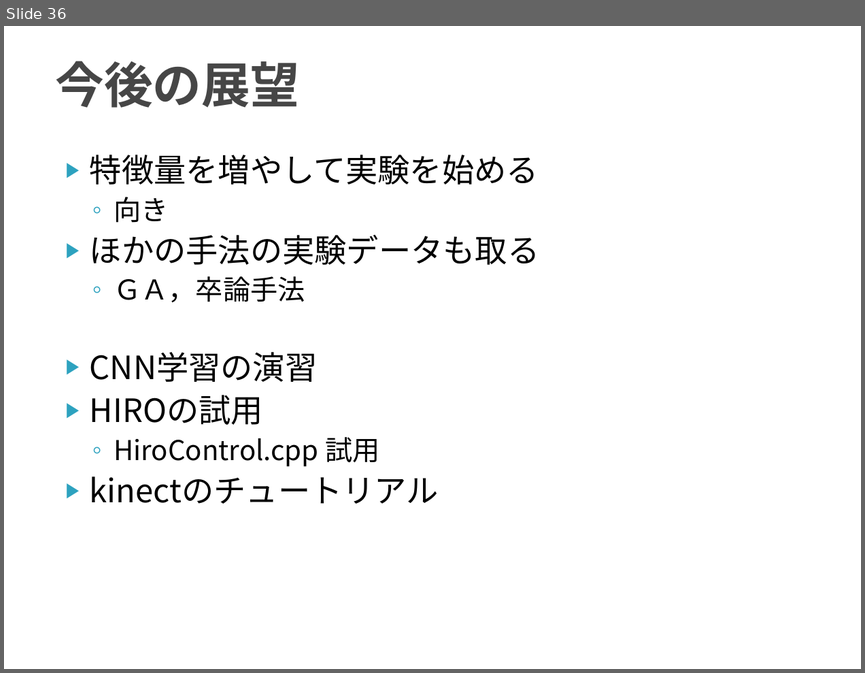
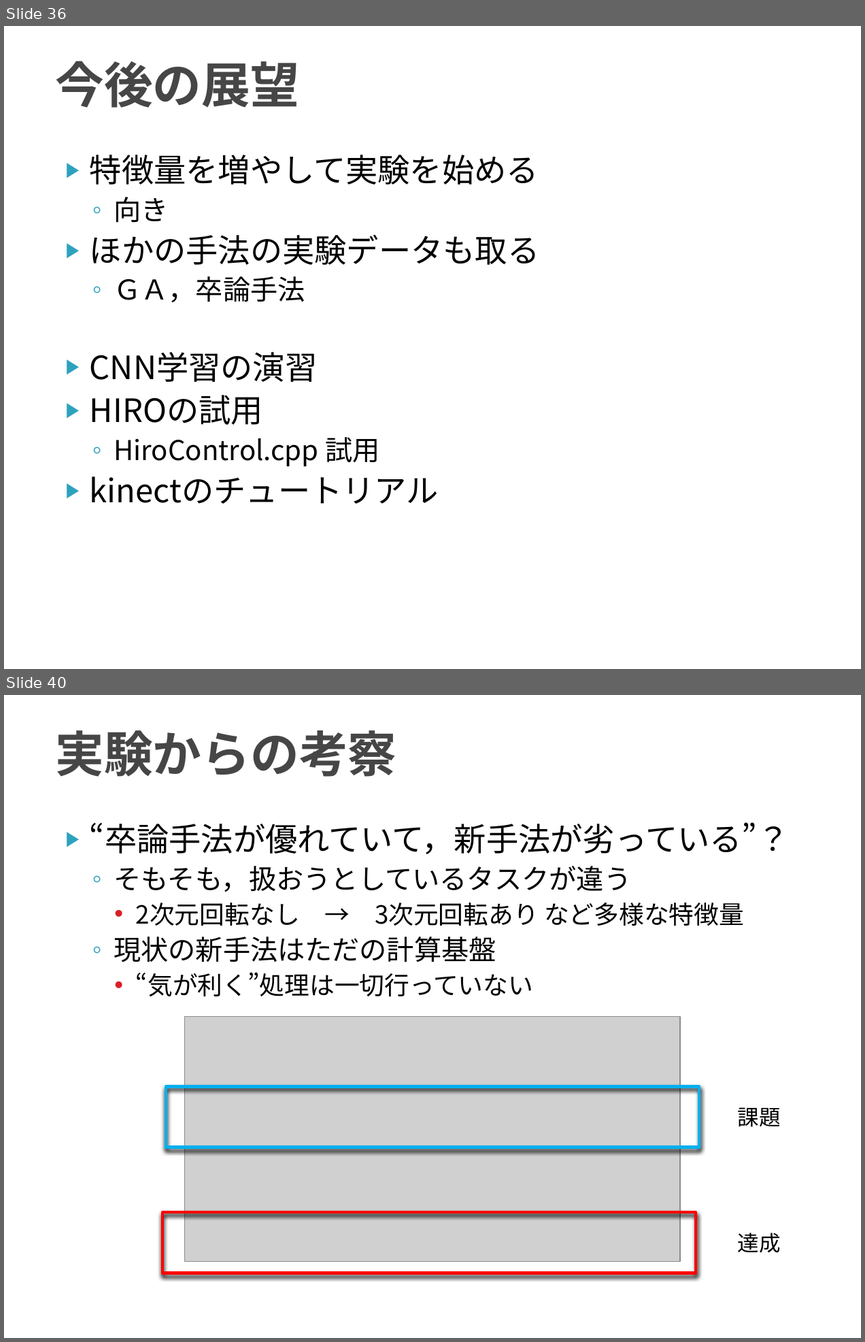
Before and after one commit to TetsuyaKomota/GitforEclipseTest, a slide deck: IntentionLearning_v2/slide/discussion2016.pptx. Shown one above the other, each under a label of ours: slide 36 before the commit, slides 36 and 40 after it; the slides between them are not shown. The pictures are 865x673 and 865x1342 pixels, drawn with LibreOffice and Linux fonts; fonts in the diff are those of the drawing; grey boxes stand for pictures. Boxes give left, top, right and bottom in pixels: in the first picture for what was removed or moved away, otherwise in the second. Text is boxed around its words. In the diff, an @@ line names an element or a change of style, - is before the commit and + after.

Commit message:
一連のMat_SOINN初期データ量問題の原因がおそらくまともにSOINNを動かしていなかったことであることが判明した． 単に枝刈りをし忘れていたということもあるが，そもそもSOINNがグラフをうまく構成できていないことが分かるので，v2 としてきちんと考察しなおすことにする．

```diff
--- a/IntentionLearning_v2/slide/discussion2016.pptx
+++ b/IntentionLearning_v2/slide/discussion2016.pptx
@@ slide 40 added at bbox=[4, 695, 861, 1338], background #FFFFFF @@
@@ title added at bbox=[55, 730, 396, 777], 41 pt, text #464646, bold @@
+実験からの考察
@@ text added at bbox=[90, 822, 789, 996], 21 pt, text #000000 @@
+▶ “卒論手法が優れていて，新手法が劣っている”？
+  ◦ そもそも，扱おうとしているタスクが違う
+    • 2次元回転なし → 3次元回転あり など多様な特徴量
+  ◦ 現状の新手法はただの計算基盤
+    • “気が利く”処理は一切行っていない
@@ picture added at bbox=[185, 1016, 680, 1261] @@
@@ rectangle added at bbox=[166, 1087, 699, 1147], outline #00B0F0 2.5 pt @@
@@ text added at bbox=[738, 1107, 781, 1127], 18 pt, text #000000 @@
+課題
@@ rectangle added at bbox=[162, 1212, 696, 1272], outline #FF0000 2.5 pt @@
@@ text added at bbox=[738, 1232, 781, 1253], 18 pt, text #000000 @@
+達成
```
Also in this commit, not shown: 7 other slides added, 6 other files.
